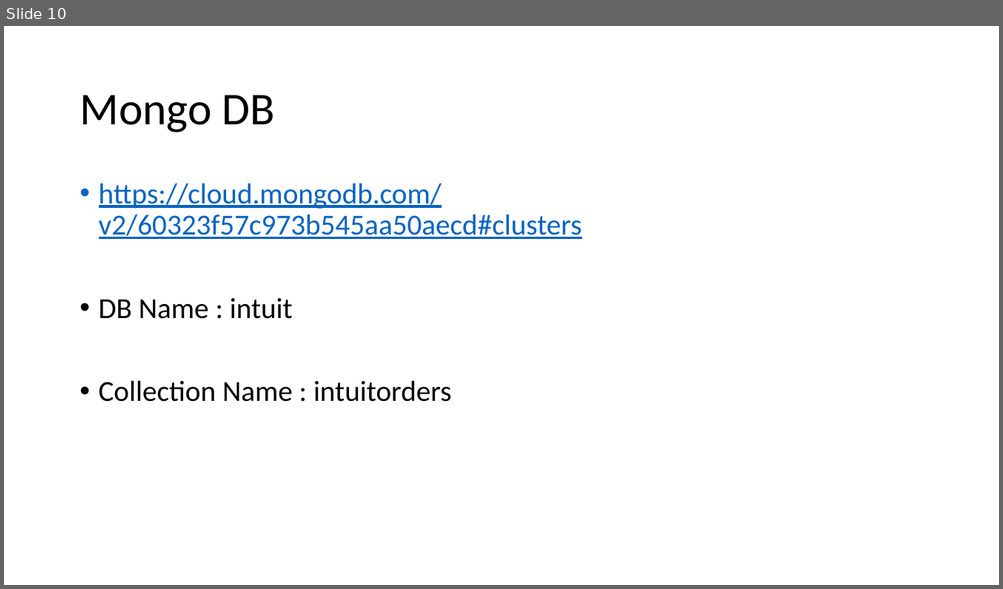
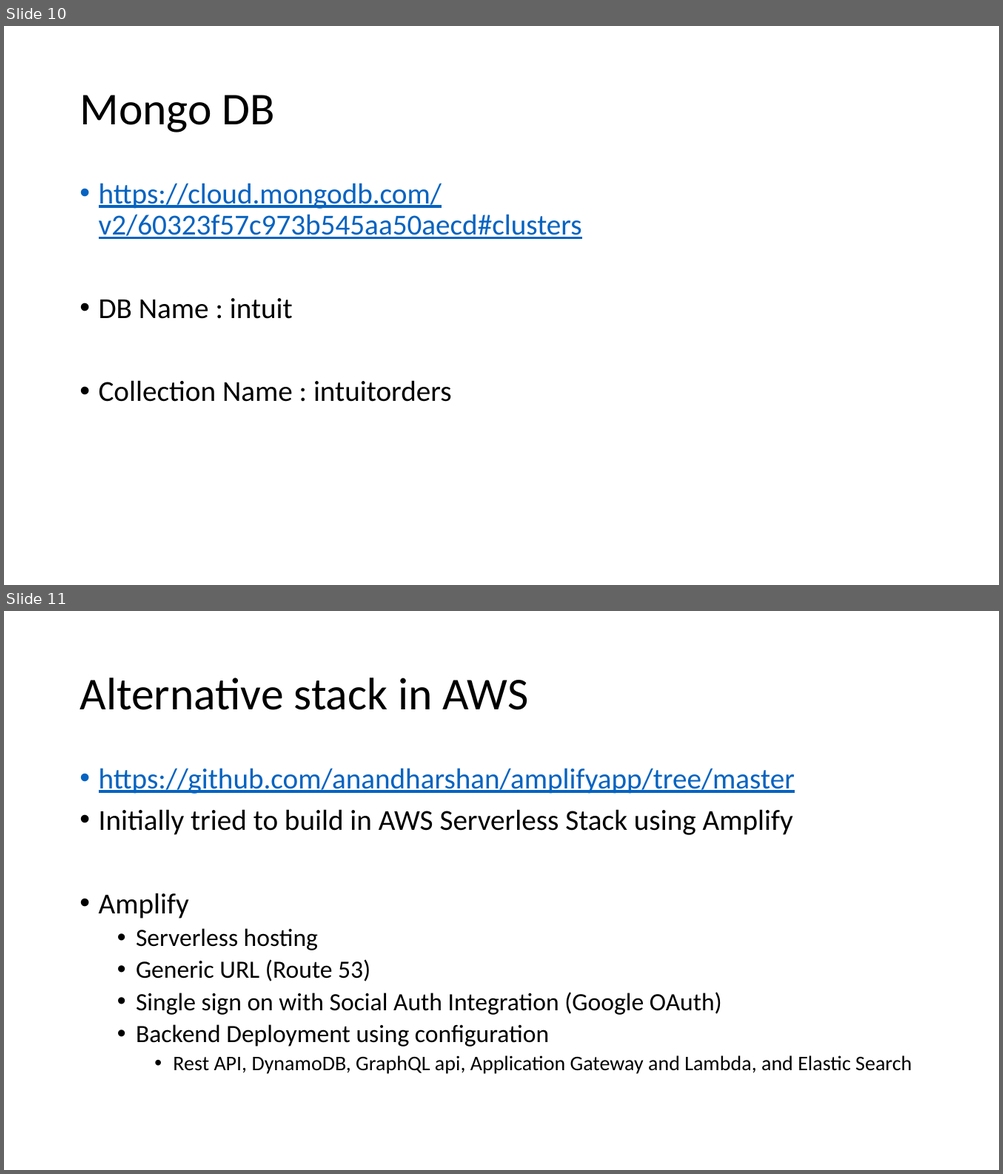
Before and after one commit to anandharshan/intuit2, a slide deck: Arch and decision choices.pptx. Shown one above the other, each under a label of ours: slide 10 before the commit, slides 10 and 11 after it. The pictures are 1003x589 and 1003x1174 pixels, drawn with LibreOffice and Linux fonts; fonts in the diff are those of the drawing. Boxes give left, top, right and bottom in pixels: in the first picture for what was removed or moved away, otherwise in the second. Text is boxed around its words. In the diff, an @@ line names an element or a change of style, - is before the commit and + after.

```diff
--- a/Arch and decision choices.pptx
+++ b/Arch and decision choices.pptx
@@ slide 11 added at [4,611,999,1170], background #FFFFFF @@
@@ title added at [79,678,529,710], 44 pt, text #000000 @@
+Alternative stack in AWS
@@ text added at [99,768,911,1074], 24 pt, text #000000 @@
+• https://github.com/anandharshan/amplifyapp/tree/master
+• Initially tried to build in AWS Serverless Stack using Amplify
+• Amplify
+  • Serverless hosting
+  • Generic URL (Route 53)
+  • Single sign on with Social Auth Integration (Google OAuth)
+  • Backend Deployment using configuration
+    • Rest API, DynamoDB, GraphQL api, Application Gateway and Lambda, and Elastic Search
```
Also in this commit, not shown: 2 slides changed.
